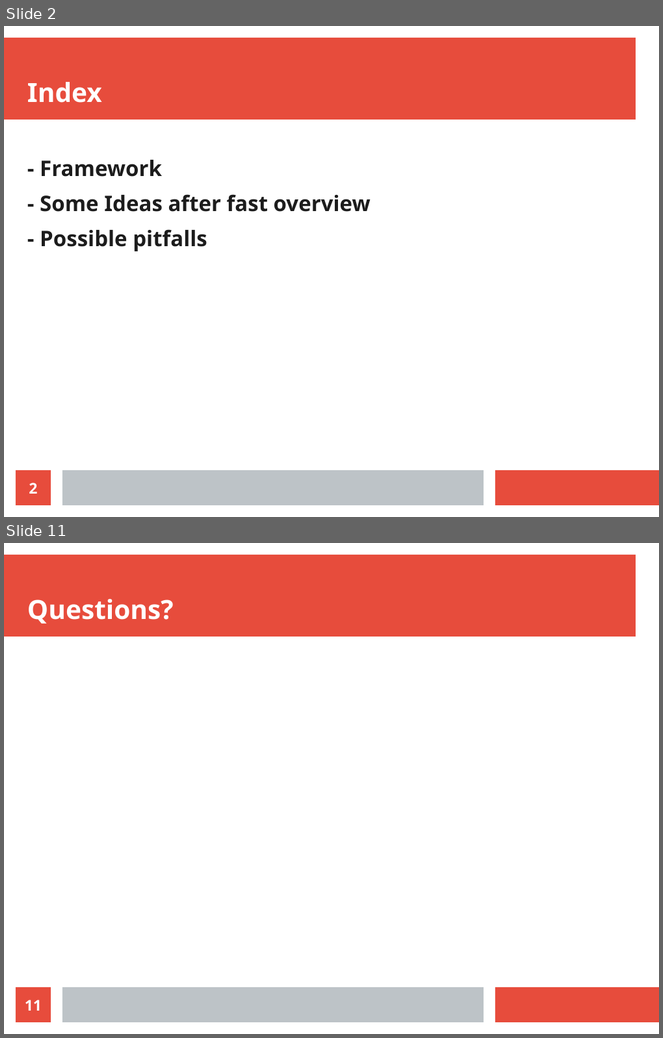
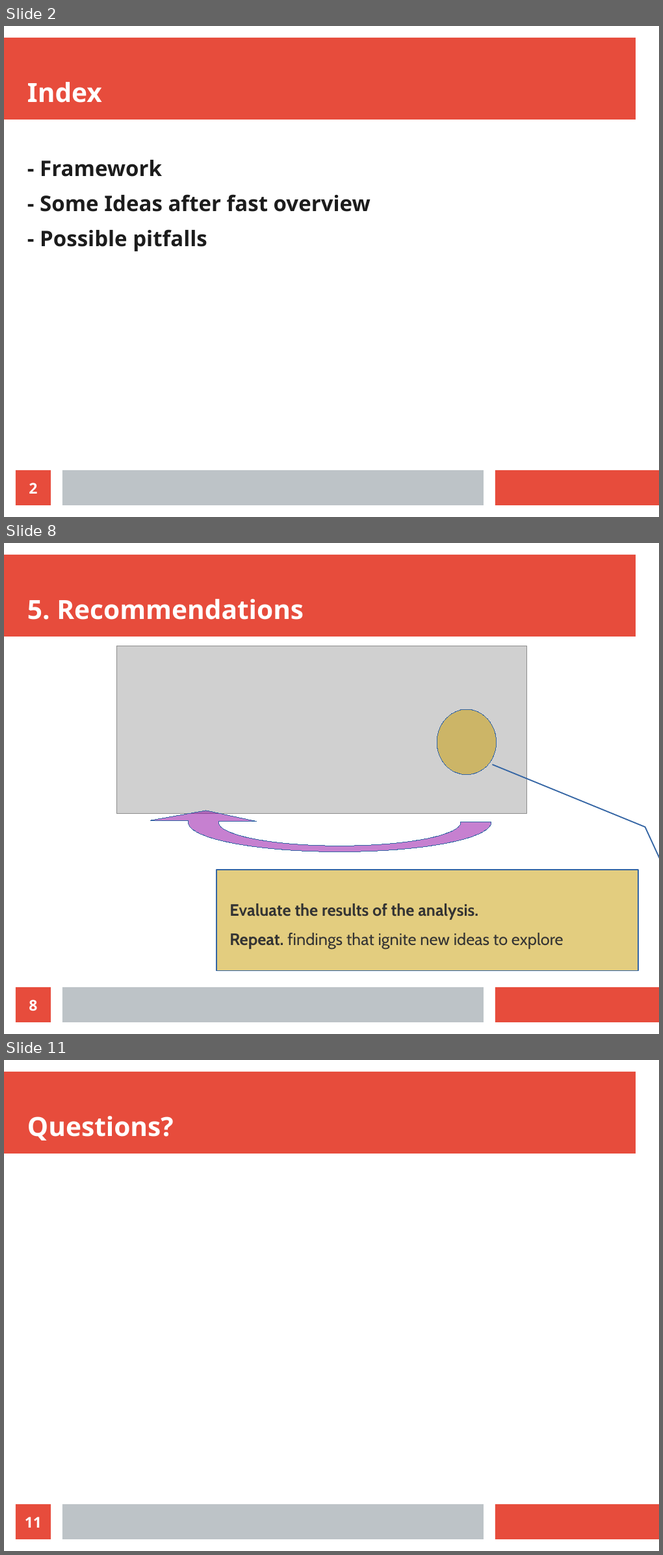
Before and after one commit to alefbenages/CrediOne, a slide deck: Presentation.odp. Shown one above the other, each under a label of ours: slides 2 and 11 before the commit, slides 2, 8 and 11 after it; the slides between them are not shown. The pictures are 663x1038 and 663x1555 pixels, drawn with LibreOffice and Linux fonts; fonts in the diff are those of the drawing; grey boxes stand for pictures. Boxes give left, top, right and bottom in pixels: in the first picture for what was removed or moved away, otherwise in the second. Text is boxed around its words. In the diff, an @@ line names an element or a change of style, - is before the commit and + after.

```diff
--- a/Presentation.odp
+++ b/Presentation.odp
@@ slide 8 added at box(4, 543, 659, 1034), background #FFFFFF; not listed: 3 template elements that a slide beside it also shows @@
@@ title added at box(27, 599, 304, 620), 32 pt, text #FFFFFF, bold @@
+5. Recommendations
@@ picture added at box(117, 646, 527, 813) @@
@@ ellipse added at box(438, 709, 497, 775), fill #C99C00 at 50% opacity, outline #3465A4 0 pt @@
@@ freeform shape added at box(189, 793, 492, 852), fill #8E03A3 at 50% opacity, outline #3465A4 0 pt @@
@@ border callout added at box(217, 870, 639, 971), fill #C99C00 at 50% opacity, outline #3465A4 1.45 pt @@
@@ text added at box(230, 904, 564, 949), 20 pt, text #333333, bold @@
+Evaluate the results of the analysis.
+Repeat. findings that ignite new ideas to explore
@@ page number added at box(16, 988, 51, 1023), fill #E74C3C, 18 pt, text #FFFFFF, bold @@
+8
```
Also in this commit, not shown: 5 slides changed, 6 other slides added, 4 slides removed, 19 other files.
